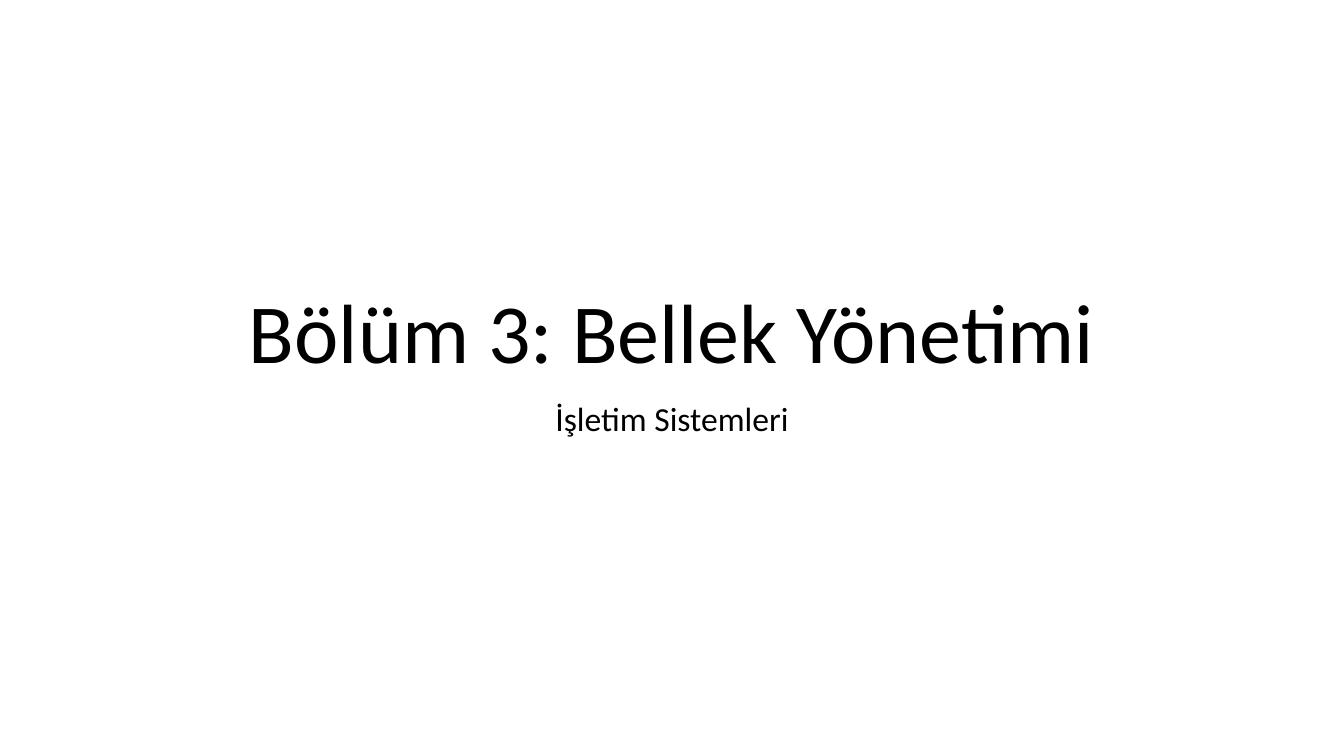
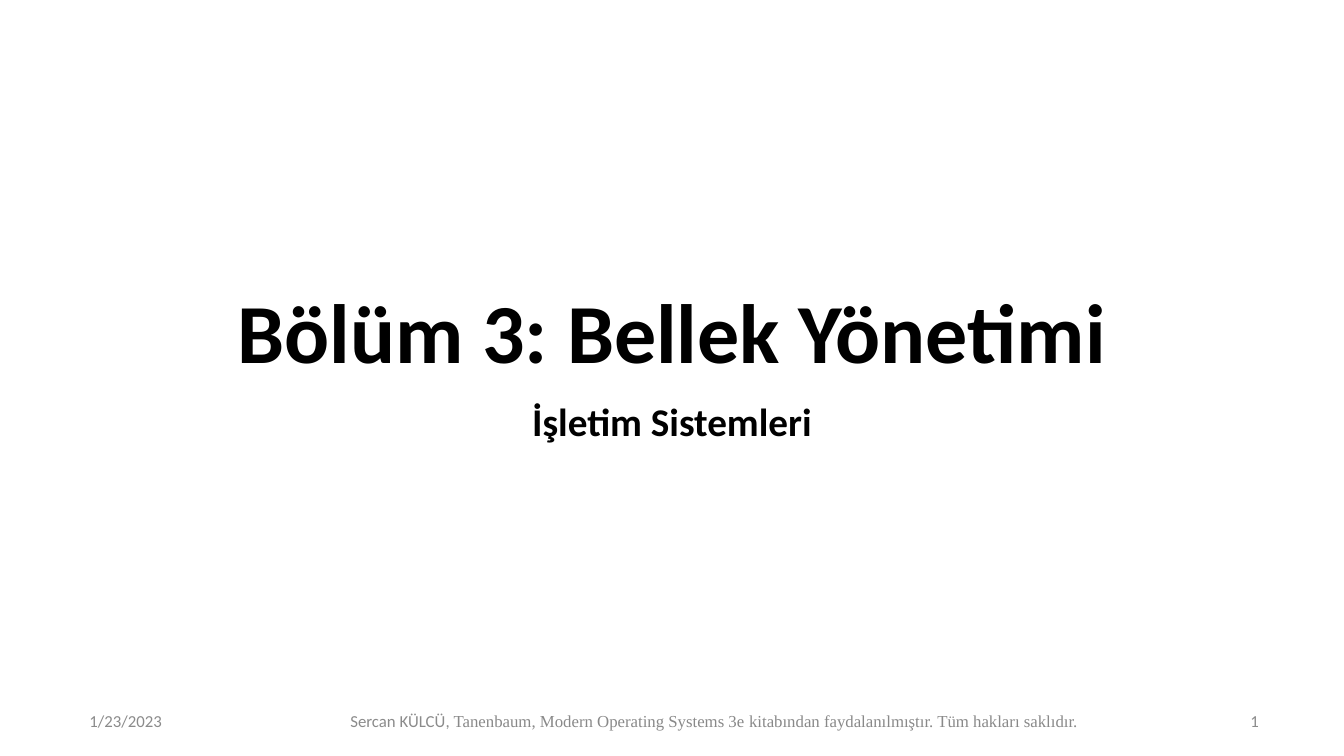
Before and after one commit to sercankulcu/sercankulcu.github.io, a slide deck: slide 1 of files/os/3_Bolum_3_Bellek.pptx. Drawn at 1344x756 pixels with LibreOffice and Linux fonts; fonts in the diff are those of the drawing. Boxes give left, top, right and bottom in pixels: in the first picture for what was removed or moved away, otherwise in the second. Text is boxed around its words. In the diff, an @@ line names an element or a change of style, - is before the commit and + after.

```diff
--- a/files/os/3_Bolum_3_Bellek.pptx
+++ b/files/os/3_Bolum_3_Bellek.pptx
@@ title "Bölüm 3: Bellek Yönetimi" at (x1=237, y1=304, x2=1106, y2=364): bold on @@
@@ subtitle "İşletim Sistemleri" at (x1=532, y1=403, x2=812, y2=443): size 24 to 28 pt, bold on @@
@@ text added at (x1=89, y1=715, x2=161, y2=728), 12 pt, text #8C8C8C @@
+1/23/2023
@@ text added at (x1=350, y1=713, x2=1078, y2=731), 12 pt, text #898989 @@
+Sercan KÜLCÜ, Tanenbaum, Modern Operating Systems 3e kitabından faydalanılmıştır. Tüm hakları saklıdır.
@@ page number added at (x1=1250, y1=716, x2=1258, y2=727), 12 pt, text #8C8C8C @@
+1
```
Also in this commit, not shown: 51 other slides changed, 65 slides added, 4 slides removed, 5 other files.
